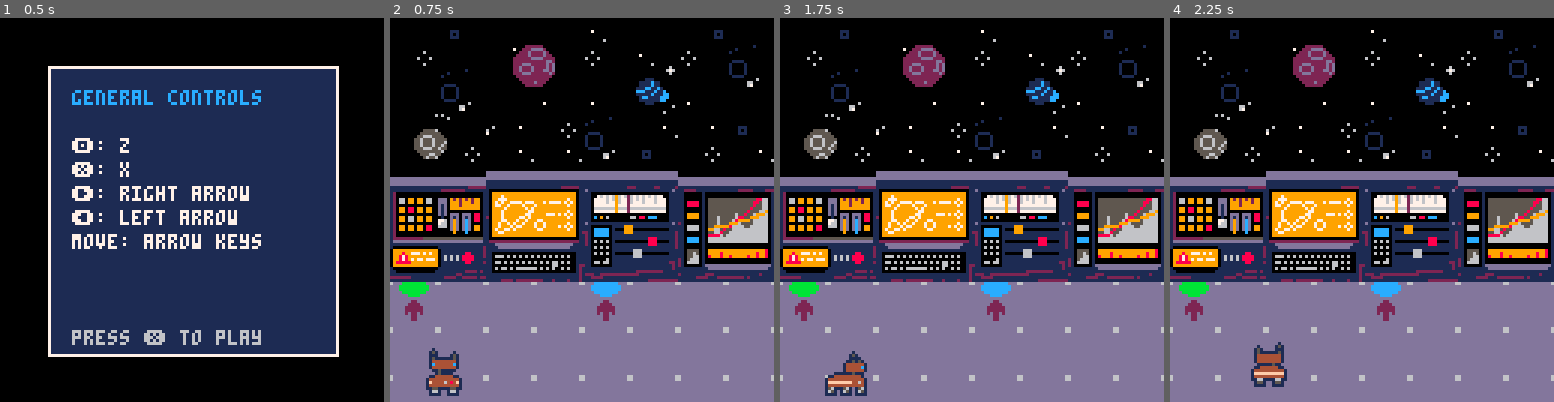
Above: before the commit, frames 1-4 (left to right).
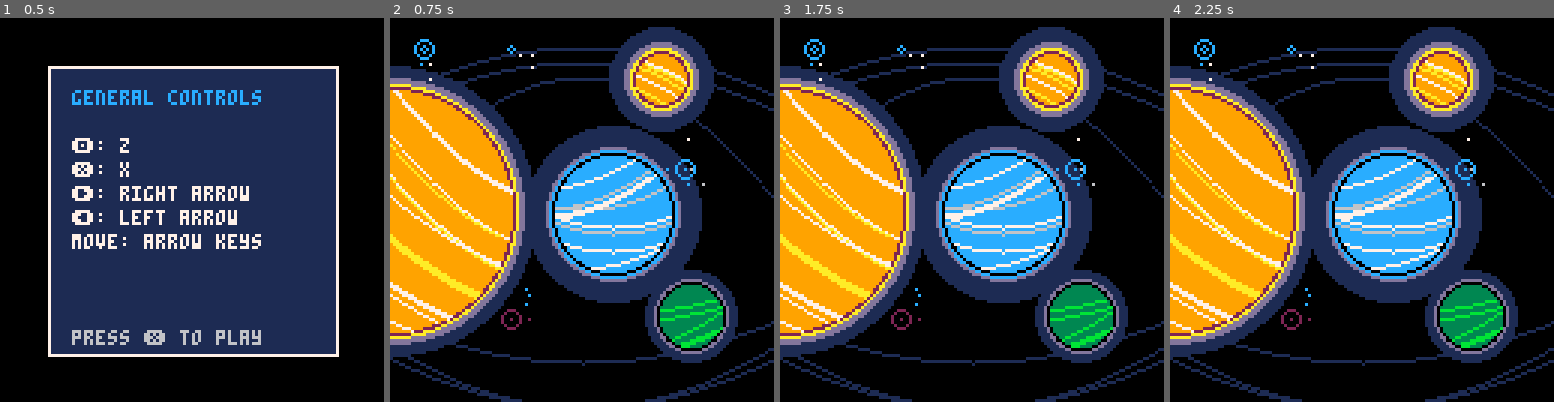
Above: after the commit, the same moments.

Repository: JoshFung/3xoplorers
Game: PICO-8 cartridge 3xoplorer.p8
Same seed, same stepped clock (60 frames per second), same inputs: the game is played once before the commit and once after it.
Inputs:
- Up to frame 1 (0.5 s): tap X (X key) at 0.33 s
- Up to frame 2 (0.75 s): tap O (Z key) at 0.7 s
- Up to frame 3 (1.75 s): tap X (X key) at 1.07 s; hold Right from 1.6 s (still down); tap O (Z key) at 1.7 s
- Up to frame 4 (2.25 s): tap X (X key) at 1.85 s; release Right at 2.1 s; tap O (Z key) at 2.1 s; hold Up from 2.15 s (still down)

Frame 1 is identical in both runs. In frame 2, 73% of the frame differs, in the area x 0-100%, y 2-100%; in frame 3, 73%; in frame 4, 73%.

Commit message:
added intro

Diff:
--- a/3xoplorer.p8
+++ b/3xoplorer.p8
@@ -13,6 +13,7 @@
  isel()
  icutscene()
  img1()
+ iintro()
 
  music(0,5000)
  state="title"
@@ -29,9 +30,9 @@
   utitle()
  end
 
-if state=="controls" then
-  ucontrols()
-end
+	if state=="controls" then
+	  ucontrols()
+	end
 
  --play
  if state=="play" then
@@ -60,6 +61,10 @@
 
  if state=="mg2a" then
   umg2a()
+ end
+
+ if state=="intro" then
+  uintro()
  end
 
 end
@@ -88,6 +93,8 @@
   dmg2s()
  elseif state=="mg2a" then
   dmg2a()
+ elseif state=="intro" then
+  dintro()
  end
 end
 -->8
@@ -181,15 +188,348 @@
  end
 end
 -->8
---discovery method/tutorial
-function itut()
-end
-
-function utut()
-end
-
-function dtut()
-end
+--intro
+function iintro()
+
+end
+
+function uintro()
+    -- no updates needed in this example
+end
+
+
+function draw_parabolabigy()
+	// big yellow planet
+    for x = 0, 39 do
+        -- calculate y as a function of x (a simple parabola)
+        local y = 80 - (x - 64)^2 / 100
+        pset(x, y, 7) -- plot the point in white (color 7)
+    end
+
+    for x = 1, 40 do
+        -- calculate y as a function of x (a simple parabola)
+        local y = 64 - (x - 64)^2 / 100
+        pset(x, y, 7) -- plot the point in white (color 7)
+    end
+
+    for x = 2, 40 do
+        -- calculate y as a function of x (a simple parabola)
+        local y = 63 - (x - 64)^2 / 100
+        pset(x, y, 7) -- plot the point in white (color 7)
+    end
+
+     for x = 0, 36 do
+        -- calculate y as a function of x (a simple parabola)
+        local y = 90 - (x - 64)^2 / 110
+        pset(x, y, 7) -- plot the point in white (color 7)
+    end
+
+    for x = 0, 36 do
+        -- calculate y as a function of x (a simple parabola)
+        local y = 91 - (x - 64)^2 / 110
+        pset(x, y, 10) -- plot the point in white (color 7)
+    end
+
+    for x = 0, 36 do
+        -- calculate y as a function of x (a simple parabola)
+        local y = 80 - (x - 64)^2 / 110
+        pset(x, y, 10) -- plot the point in white (color 7)
+    end
+
+    for x = 0, 29 do
+        -- calculate y as a function of x (a simple parabola)
+        local y = 100 - (x - 64)^2 / 150
+        pset(x, y, 10) -- plot the point in white (color 7)
+    end
+
+    for x = 0, 29 do
+        -- calculate y as a function of x (a simple parabola)
+        local y = 101 - (x - 64)^2 / 150
+        pset(x, y, 10) -- plot the point in white (color 7)
+    end
+
+    for x = 0, 28 do
+        -- calculate y as a function of x (a simple parabola)
+        local y = 102 - (x - 64)^2 / 150
+        pset(x, y, 10) -- plot the point in white (color 7)
+    end
+
+    for x = 0, 36 do
+        -- calculate y as a function of x (a simple parabola)
+        local y = 87 - (x - 64)^2 / 150
+        pset(x, y, 7) -- plot the point in white (color 7)
+    end
+
+    for x = 0,20 do
+        -- calculate y as a function of x (a simple parabola)
+        local y = 110 - (x - 64)^2 / 190
+        pset(x, y, 7) -- plot the point in white (color 7)
+    end
+
+    for x = 0,19 do
+        -- calculate y as a function of x (a simple parabola)
+        local y = 111 - (x - 64)^2 / 190
+        pset(x, y, 7) -- plot the point in white (color 7)
+    end
+
+    for x = 0,15 do
+        -- calculate y as a function of x (a simple parabola)
+        local y = 114 - (x - 64)^2 / 190
+        pset(x, y, 7) -- plot the point in white (color 7)
+    end
+
+    for x = 0,7 do
+        -- calculate y as a function of x (a simple parabola)
+        local y = 115 - (x - 64)^2 / 300
+        pset(x, y, 7) -- plot the point in white (color 7)
+    end
+end
+…(4 lines of a section not shown)…
+function draw_parabola()
+
+    for x = (74-19), (74+17) do
+        -- invert the quadratic equation to make the parabola face upwards
+        local y = 64 - (x - 64)^2 / 100
+        pset(x, y, 6) -- plot the point in white (color 7)
+    end
+
+    for x = (74-17), (74+7) do
+        -- invert the quadratic equation to make the parabola face upwards
+        local y = 57 - (x - 50)^2 / 100
+        pset(x, y, 7) -- plot the point in white (color 7)
+    end
+
+
+    for x = (74-19), (74+12) do
+        -- invert the quadratic equation to make the parabola face upwards
+        local y = 64 - (x - 50)^2 / 100
+        pset(x, y, 6) -- plot the point in white (color 7)
+    end
+
+    for x = (74-19), (74+12) do
+        -- invert the quadratic equation to make the parabola face upwards
+        local y = 66 - (x - 50)^2 / 100
+        pset(x, y, 7) -- plot the point in white (color 7)
+    end
+
+    for x = (74-19), (74+14) do
+        -- invert the quadratic equation to make the parabola face upwards
+        local y = 67 - (x - 50)^2 / 100
+        pset(x, y, 7) -- plot the point in white (color 7)
+    end
+
+
+    for x = (74-19), (74+19) do
+        -- invert the quadratic equation to make the parabola face upwards
+        local y = 70 - (x - 74)^2 / 100
+        pset(x, y, 7) -- plot the point in white (color 7)
+    end
+
+        for x = (74-19), (74+19) do
+        -- invert the quadratic equation to make the parabola face upwards
+        local y = 72 - (x - 74)^2 / 100
+        pset(x, y, 6) -- plot the point in white (color 7)
+    end
+
+    for x = (74-16), (74+16) do
+        -- invert the quadratic equation to make the parabola face upwards
+        local y = 78 - (x - 74)^2 / 100
+        pset(x, y, 7) -- plot the point in white (color 7)
+    end
+
+    for x = (74-7), (74+15) do
+        -- invert the quadratic equation to make the parabola face upwards
+        local y = 84 - (x - 60)^2 / 130
+        pset(x, y, 7) -- plot the point in white (color 7)
+    end
+end
+
+function draw_left_half_circle()
+    local h = 93 -- x-coordinate of the center
+    local k = 20 -- y-coordinate of the center
+    local r = 3 -- radius of the circle
+
+    for y = k - r, k + r do
+        -- calculate x for the left half of the circle
+        local x = h - sqrt(r^2 - (y - k)^2)
+        pset(x, y, 10) -- plot the point in white (color 7)
+    end
+end
+…(5 lines of a section not shown)…
+function draw_parabola2()
+
+				for x = (90-5), (90+8) do
+        -- invert the quadratic equation to make the parabola face upwards
+        local y = 10 + (x - 60)^2 / 130
+        pset(x, y, 7) -- plot the point in white (color 7)
+    end
+
+    for x = (90-5), (90+8) do
+        -- invert the quadratic equation to make the parabola face upwards
+        local y = 11 + (x - 60)^2 / 130
+        pset(x, y, 10) -- plot the point in white (color 7)
+    end
+
+    for x = (90-7), (90+7) do
+        -- invert the quadratic equation to make the parabola face upwards
+        local y = 12 + (x - 60)^2 / 115
+        pset(x, y, 10) -- plot the point in white (color 7)
+    end
+
+    for x = (90-8), (90+5) do
+        -- invert the quadratic equation to make the parabola face upwards
+        local y = 15 + (x - 60)^2 / 109
+        pset(x, y, 7) -- plot the point in white (color 7)
+    end
+
+    for x = (90-8), (90+1) do
+        -- invert the quadratic equation to make the parabola face upwards
+        local y = 19 + (x - 60)^2 / 100
+        pset(x, y, 10) -- plot the point in white (color 7)
+    end
+
+end
+
+function draw_parabola3()
+
+//(100, 99, 10, 3)
+    for x = (100-6), (100+10) do
+        -- invert the quadratic equation to make the parabola face upwards
+        local y = 115 - (x - 60)^2 / 150
+        pset(x, y, 11) -- plot the point in white (color 7)
+    end
+
+    for x = (100-3), (100+10) do
+        -- invert the quadratic equation to make the parabola face upwards
+        local y = 115 - (x - 60)^2 / 220
+        pset(x, y, 11) -- plot the point in white (color 7)
+    end
+
+    for x = (100-3), (100+8) do
+        -- invert the quadratic equation to make the parabola face upwards
+        local y = 116 - (x - 60)^2 / 220
+        pset(x, y, 11) -- plot the point in white (color 7)
+    end
+
+
+    for x = (100-10), (100+8) do
+        -- invert the quadratic equation to make the parabola face upwards
+        local y = 100 - (x - 60)^2 / 400
+        pset(x, y, 11) -- plot the point in white (color 7)
+    end
+
+    for x = (100-10), (100+10) do
+        -- invert the quadratic equation to make the parabola face upwards
+        local y = 103 - (x - 60)^2 / 395
+        pset(x, y, 11) -- plot the point in white (color 7)
+    end
+end
+
+function dintro()
+    cls()
+    for x = 0, 127 do
+        -- calculate y as a function of x (a simple parabola)
+        local y = 20 + (x - 64)^2 / 100
+        pset(x, y, 1) -- plot the point in white (color 7)
+    end
+
+    for x = 0, 127 do
+        -- calculate y as a function of x (a simple parabola)
+        local y = 15 + (x - 64)^2 / 250
+        pset(x, y, 1) -- plot the point in white (color 7)
+    end
+
+    for x = 0, 127 do
+        -- calculate y as a function of x (a simple parabola)
+        local y = 10 + (x - 64)^2 / 250
+        pset(x, y, -15) -- plot the point in white (color 7)
+    end
+
+    for x = 0, 127 do
+        -- calculate y as a function of x (a simple parabola)
+        local y = 130 - (x - 64)^2 / 250
+        pset(x, y, -15) -- plot the point in white (color 7)
+    end
+
+    for x = 0, 127 do
+        -- calculate y as a function of x (a simple parabola)
+        local y = 130 - (x - 64)^2 / 200
+        pset(x, y, -15) -- plot the point in white (color 7)
+    end
+
+    for x = 0, 127 do
+        -- calculate y as a function of x (a simple parabola)
+        local y = 115 - (x - 64)^2 / 300
+        pset(x, y, -15) -- plot the point in white (color 7)
+    end
+
+    pset(45, 90, 12)
+    pset(46, 92, 12)
+    pset(45, 95, 12)
+    pset(40, 100, 2)
+    pset(46, 100, 2)
+    circ(40, 100, 3, 2)
+
+
+    circfill(0, 64, 48, 1)
+    circfill(0, 64, 44, 13)
+    circfill(0, 64, 42, 10)
+    circfill(0, 64, 41, 2)
+    circfill(0, 64, 40, 9) -- big yellow planet at side
+
+
+    circfill(90, 20, 17, 1)
+    circfill(90, 20, 12, 13)
+    circfill(90, 20, 10, 10)
+    circfill(90, 20, 9, 2)
+    circfill(90, 20, 8, 9) -- small yellow planet
+
+    circfill(100, 99, 15, 1)
+    circfill(100, 99, 12, 13)
+    circfill(100, 99, 11, 0)
+    circfill(100, 99, 10, 3) -- green planet
+
+
+    circfill(74, 65, 29, 1)
+    circfill(74, 65, 22, 13)
+    circfill(74, 65, 21, 12)
+    circfill(74, 65, 20, 0)
+    circfill(74, 65, 19, 12) -- blue planet
+
+			 pset(100, 50, 6)
+			 pset(104, 55, 6)
+			 pset(98, 50, 12)
+			 pset(92, 50, 12)
+			 pset(99, 55, 12)
+			 pset(99, 40, 7)
+			 circ(98, 50, 3, 12)
+
+			 pset(13, 20, 7)
+			 pset(13, 15, 7)
+			 pset(10, 15, 12)
+			 circ(11, 10, 3, 12)
+			 circ(11, 10, 1, 12)
+
+			 circ(40, 10, 1, 12)
+			 pset(47, 12, 7)
+			 pset(47, 16, 7)
+			 pset(43, 12, 7)
+
+
+
+				draw_parabola()
+				draw_parabola2()
+				draw_parabola3()
+    draw_parabolabigy() -- draw the parabola
+end
+
 -->8
 --selection box functions
 
@@ -914,7 +1254,7 @@
  end
     -- check for button press ❎ (x key)
  if (btnp(❎) or btnp(🅾️)) and button_cooldown==0 then
-  state = "play"  -- change to the game state to start
+  state = "intro"  -- change to the game state to start
 		button_cooldown = 2
 	end
 end
